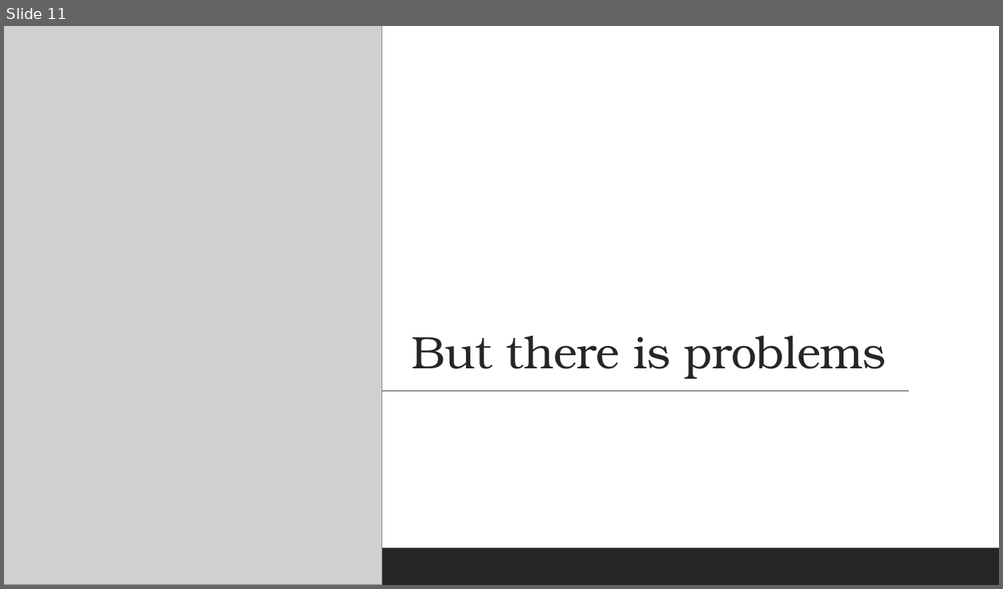
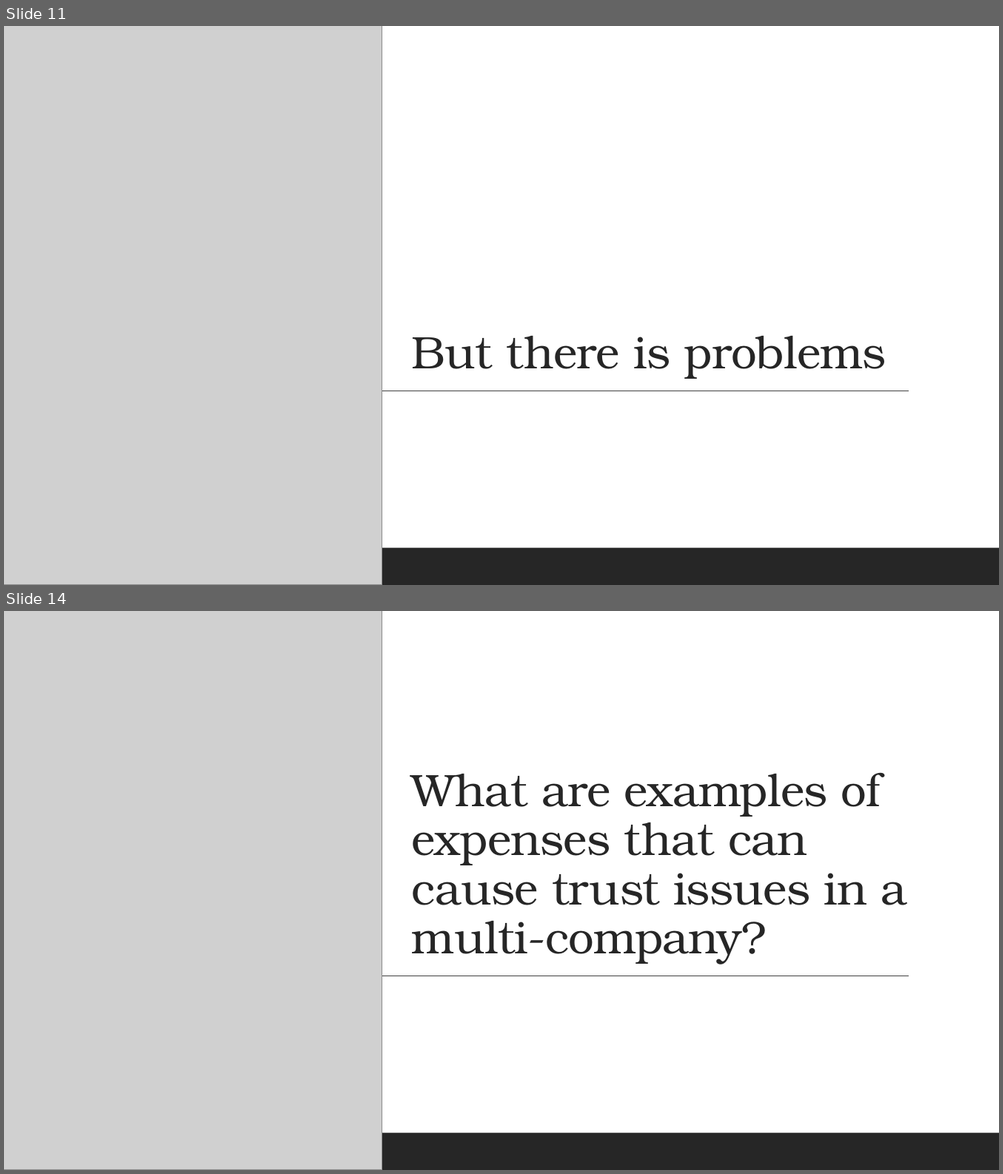
Before and after one commit to Brevalda1/financebrevaldabaru, a slide deck: ONLINE COMPANY EXPENSE RECORDING WEBSITE BASED ON MULTI-COMPANY.pptx. Shown one above the other, each under a label of ours: slide 11 before the commit, slides 11 and 14 after it; the slides between them are not shown. The pictures are 1003x589 and 1003x1174 pixels, drawn with LibreOffice and Linux fonts; fonts in the diff are those of the drawing; grey boxes stand for pictures. Boxes give left, top, right and bottom in pixels: in the first picture for what was removed or moved away, otherwise in the second. Text is boxed around its words. In the diff, an @@ line names an element or a change of style, - is before the commit and + after.

```diff
--- a/ONLINE COMPANY EXPENSE RECORDING WEBSITE BASED ON MULTI-COMPANY.pptx
+++ b/ONLINE COMPANY EXPENSE RECORDING WEBSITE BASED ON MULTI-COMPANY.pptx
@@ slide 14 added at [4, 611, 999, 1170], background #FFFFFF; not listed: 2 template elements that a slide beside it also shows @@
@@ picture added at [4, 611, 382, 1170] @@
@@ title added at [412, 773, 907, 965], 44 pt, text #262626 @@
+What are examples of expenses that can cause trust issues in a multi-company?
```
Also in this commit, not shown: 14 other slides added, 2 slides removed, 1 other file.
